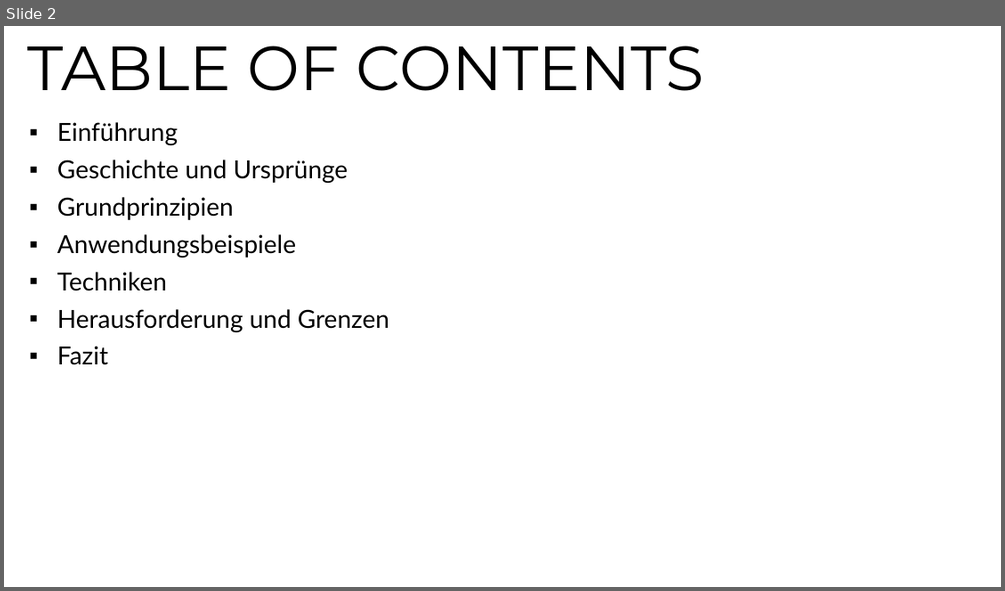
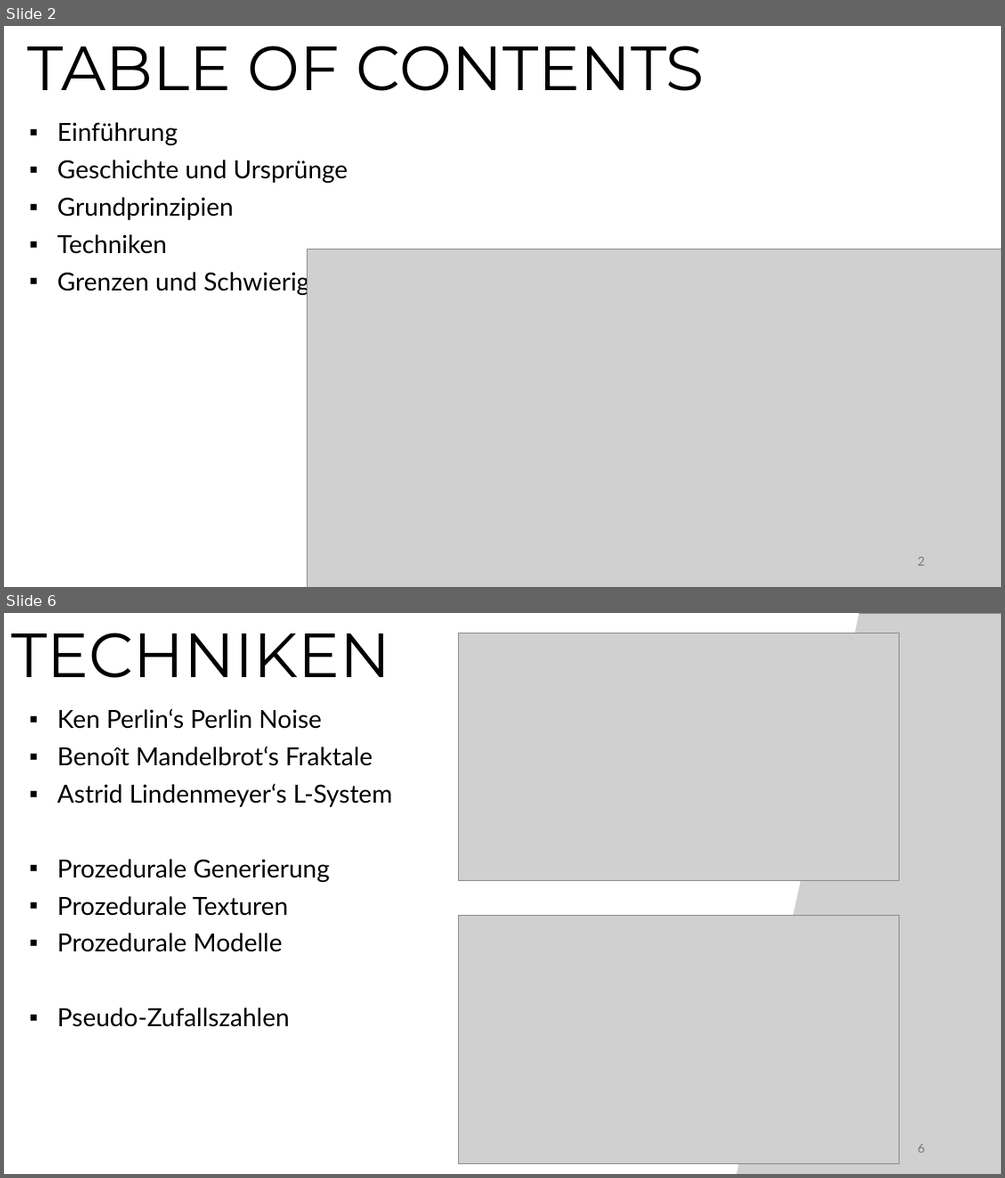
Before and after one commit to teremunart/school-fia, a slide deck: Ausbildung/Procedural Generation/ProceduralGeneration.pptx. Shown one above the other, each under a label of ours: slide 2 before the commit, slides 2 and 6 after it; the slides between them are not shown. The pictures are 1005x591 and 1005x1178 pixels, drawn with LibreOffice and Linux fonts; fonts in the diff are those of the drawing; grey boxes stand for pictures. Boxes give left, top, right and bottom in pixels: in the first picture for what was removed or moved away, otherwise in the second. Text is boxed around its words. In the diff, an @@ line names an element or a change of style, - is before the commit and + after.

```diff
--- a/Ausbildung/Procedural Generation/ProceduralGeneration.pptx
+++ b/Ausbildung/Procedural Generation/ProceduralGeneration.pptx
@@ slide 6 added at <box>4,613,1001,1174</box>, background #FFFFFF @@
@@ title added at <box>11,633,390,678</box>, 60 pt, text #000000 @@
+TECHNIKEN
@@ rectangle added at <box>212,613,861,1174</box>, fill #FFFFFF, outline #FFFFFF 1.5 pt @@
@@ picture added at <box>363,613,1001,1174</box> @@
@@ picture added at <box>458,633,899,881</box> @@
@@ subtitle added at <box>57,708,392,1027</box>, 24 pt, text #000000 @@
+▪ Ken Perlin‘s Perlin Noise
+▪ Benoît Mandelbrot‘s Fraktale
+▪ Astrid Lindenmeyer‘s L-System
+▪ Prozedurale Generierung
+▪ Prozedurale Texturen
+▪ Prozedurale Modelle
+▪ Pseudo-Zufallszahlen
@@ picture added at <box>458,916,899,1164</box> @@
@@ page number added at <box>917,1143,924,1152</box>, 12 pt, text #797979 @@
+6
@@ slide 2 changed as well @@
@@ subtitle at <box>57,234,296,257</box>: paragraph removed @@
-▪ Anwendungsbeispiele
@@ picture added at <box>307,248,1001,587</box> @@
@@ subtitle at <box>57,268,376,295</box>: text changed @@
-▪ Herausforderung und Grenzen
-▪ Fazit
+▪ Grenzen und Schwierigkeiten
@@ page number added at <box>917,556,924,565</box>, 12 pt, text #797979 @@
+2
```
Also in this commit, not shown: 1 other slide changed, 5 other slides added, 1 other file.
